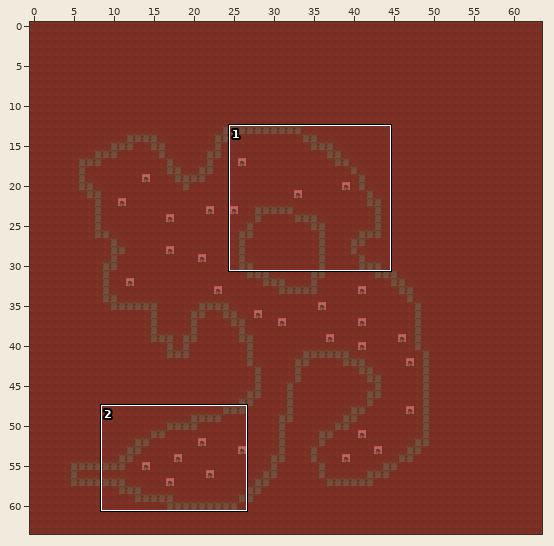
Tiled map, stored at assets/tiled/mapUnderground4.tmx. Above, an overview of the earlier version with the close-up marked.
Close-up. Before the edit:
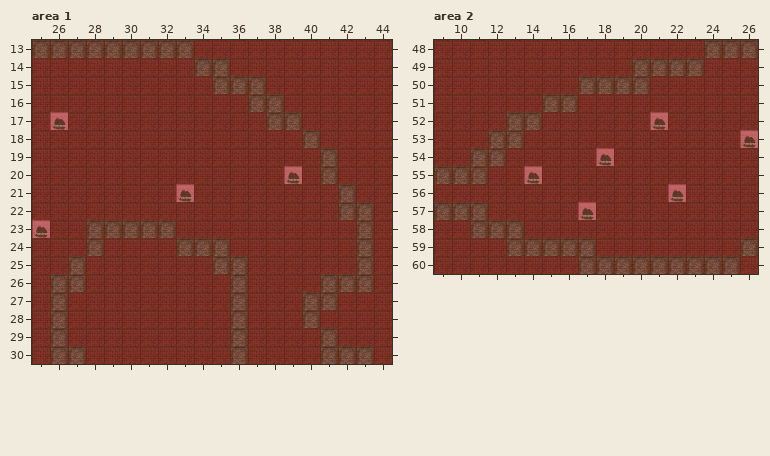
Cells are 64x64 px. Shown: area 1 x 25..44, y 13..30; area 2 x 9..26, y 48..60. The commit also changed other parts of the map, which this record leaves out.
Now the later version:
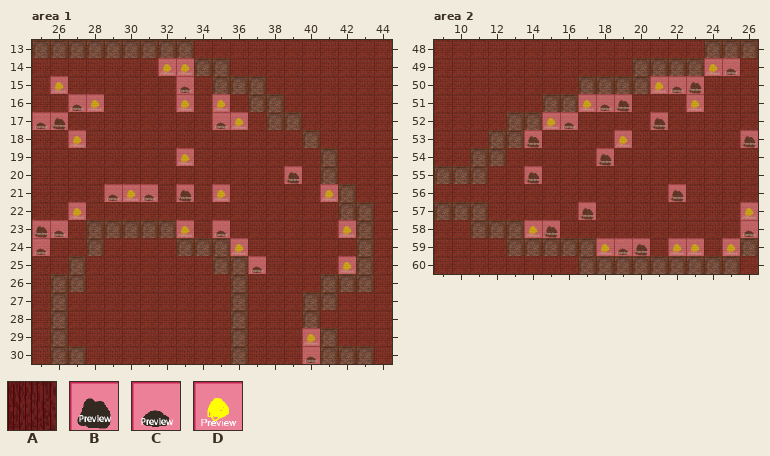
Key: from "tileset": A 6, B 34, C 42, D 50.
_ is an empty cell.
From old to new:
Layer "floor", area 1:
y 14: x 32..33 AA -> DD
y 15: x 26 A -> D; x 33 A -> C
y 16: x 27..28 AA -> CD; x 33 A -> D; x 35 A -> D
y 17: x 25 A -> C; x 35..36 AA -> CD
y 18: x 27 A -> D
y 19: x 33 A -> D
y 21: x 29..31 AAA -> CDC; x 35 A -> D; x 41 A -> D
y 22: x 27 A -> D
y 23: x 26 A -> C; x 33 A -> D; x 35 A -> C; x 42 A -> D
y 24: x 25 A -> C; x 36 A -> D
y 25: x 37 A -> C; x 42 A -> D
y 29: x 40 A -> D
y 30: x 40 A -> C
Layer "floor", area 2:
y 49: x 24..25 AA -> DC
y 50: x 21..23 AAA -> DCB
y 51: x 17..19 AAA -> DCB; x 23 A -> D
y 52: x 15..16 AA -> DC
y 53: x 14 A -> B; x 19 A -> D
y 57: x 26 A -> D
y 58: x 14..15 AA -> DB; x 26 A -> C
y 59: x 18..20 AAA -> DCB; x 22..23 AA -> DD; x 25 A -> D
